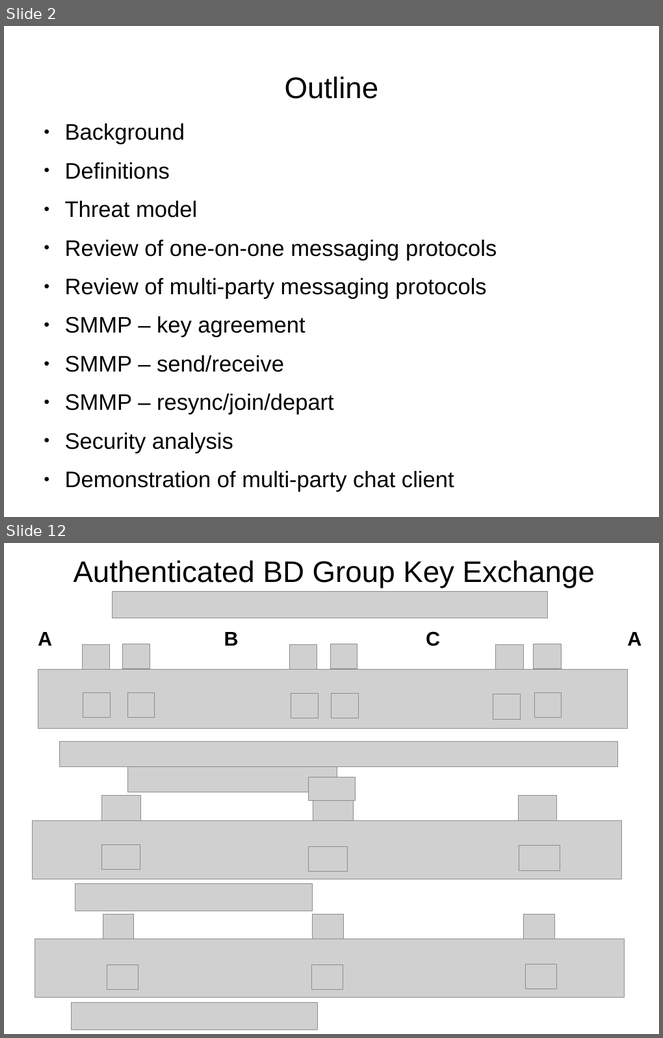
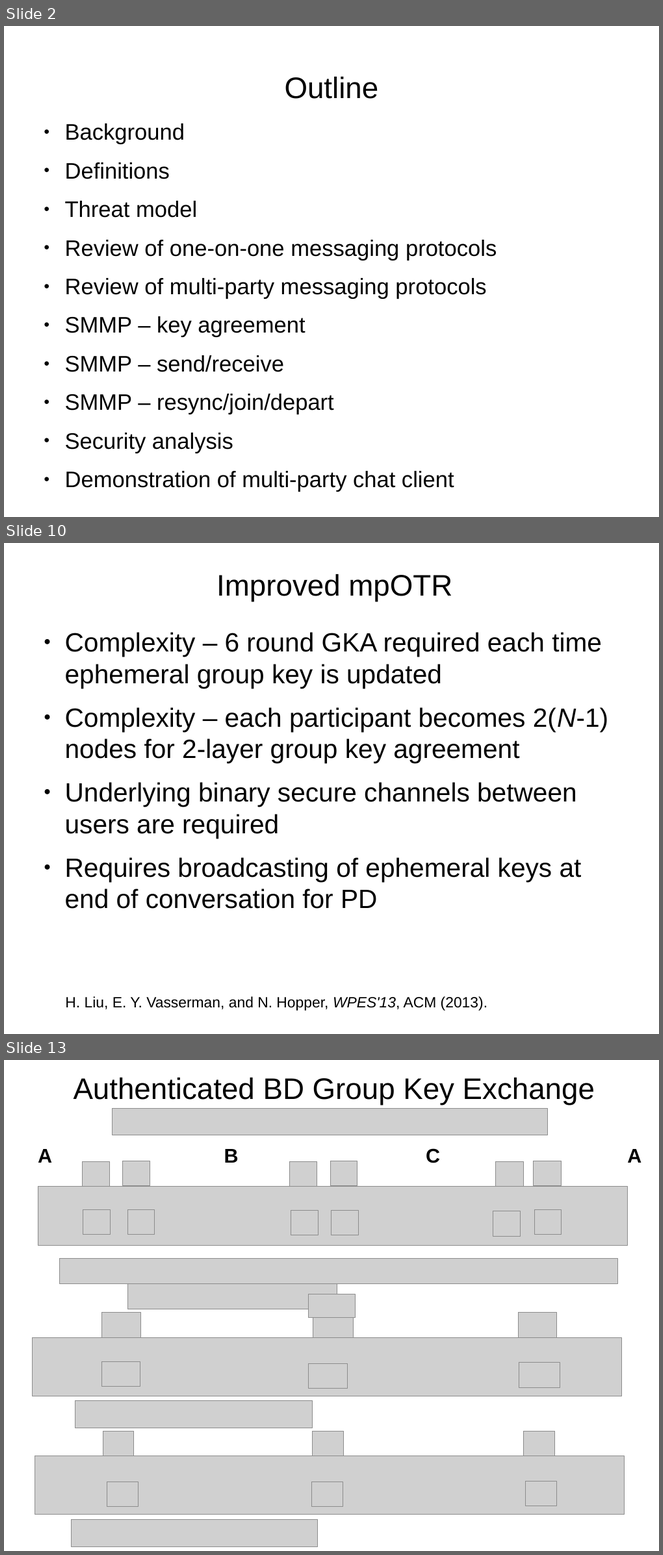
Before and after one commit to rxcomm/smmp, a slide deck: spec/slideshow.odp. Shown one above the other, each under a label of ours: slides 2 and 12 before the commit, slides 2, 10 and 13 after it; the slides between them are not shown. The pictures are 663x1038 and 663x1555 pixels, drawn with LibreOffice and Linux fonts; fonts in the diff are those of the drawing; grey boxes stand for pictures. Boxes give left, top, right and bottom in pixels: in the first picture for what was removed or moved away, otherwise in the second. Text is boxed around its words. In the diff, an @@ line names an element or a change of style, - is before the commit and + after.

```diff
--- a/spec/slideshow.odp
+++ b/spec/slideshow.odp
@@ slide 10 added at <box>4,543,659,1034</box>, background #FFFFFF @@
@@ title added at <box>217,574,452,602</box>, 36 pt, text #000000 @@
+Improved mpOTR
@@ text added at <box>65,632,608,909</box>, 32 pt, text #000000 @@
+● Complexity – 6 round GKA required each time ephemeral group key is updated
+● Complexity – each participant becomes 2(N-1) nodes for 2-layer group key agreement
+● Underlying binary secure channels between users are required
+● Requires broadcasting of ephemeral keys at end of conversation for PD
@@ text added at <box>65,997,488,1011</box>, 18 pt, text #000000 @@
+H. Liu, E. Y. Vasserman, and N. Hopper, WPES'13, ACM (2013).
@@ what was slide 12 is now slide 13 @@
```
Also in this commit, not shown: 14 slides changed, 13 other slides added, 10 slides removed.
